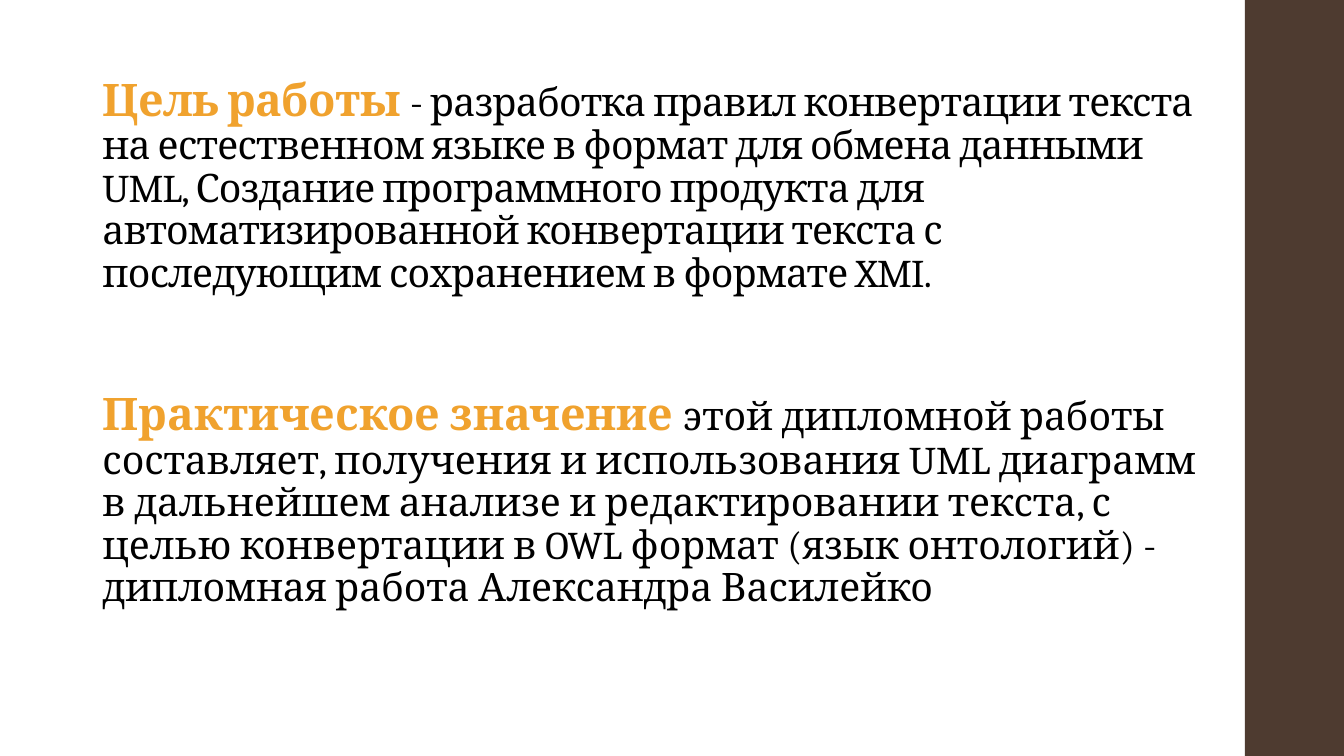
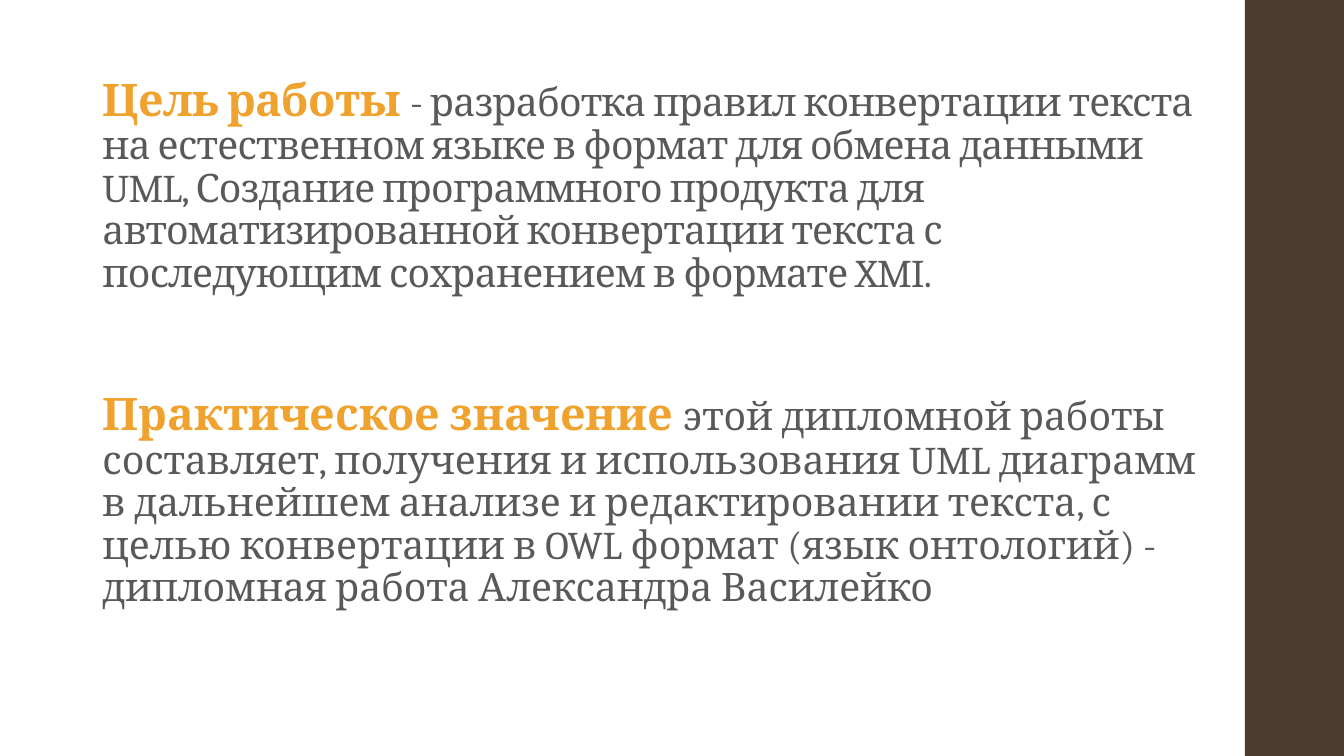
Before and after one commit to alexnodejs/onto-diploma, a slide deck: slide 2 of presentation/Moiseyenko_presentation.pptx. Drawn at 1344x756 pixels with LibreOffice and Linux fonts; fonts in the diff are those of the drawing. Boxes give left, top, right and bottom in pixels: in the first picture for what was removed or moved away, otherwise in the second. Text is boxed around its words. In the diff, an @@ line names an element or a change of style, - is before the commit and + after.

```diff
--- a/presentation/Moiseyenko_presentation.pptx
+++ b/presentation/Moiseyenko_presentation.pptx
@@ title "Цель работы - разработка правил ..." at (102, 81, 1194, 297): text colour #000000 to #595959 @@
@@ text "Практическое значение этой дипломной работы ..." at (102, 398, 1196, 611): text colour #000000 to #595959 @@
```
Also in this commit, not shown: 8 other slides changed, 1 slide added, 2 slides removed, 2 other files.
